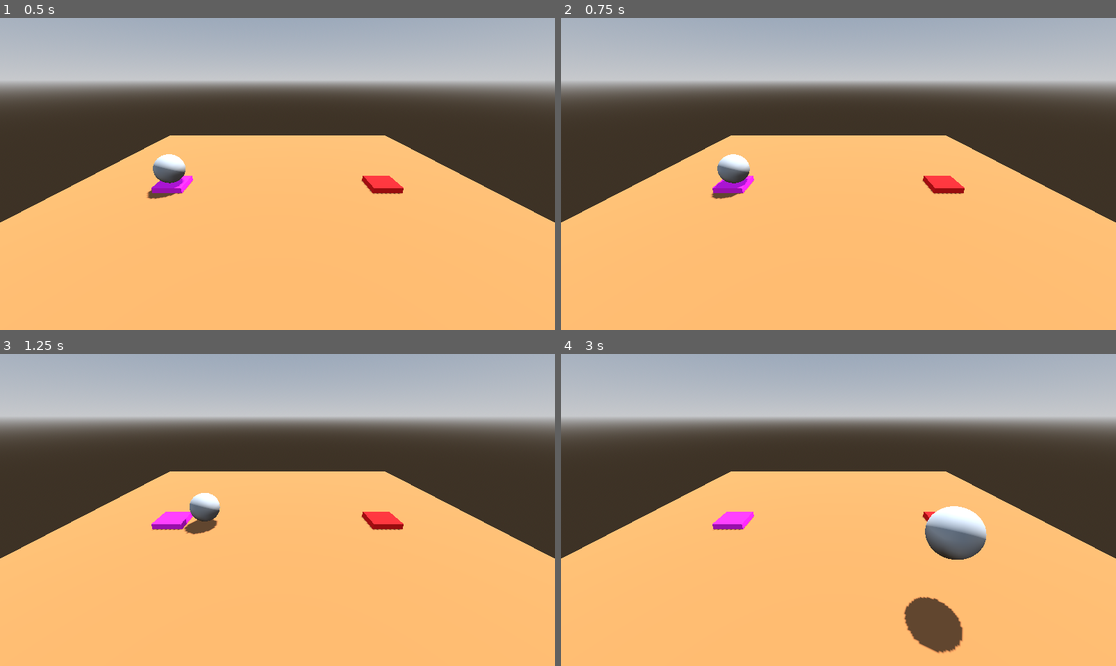
Above: before the commit, frames 1-4 (two rows, left to right).
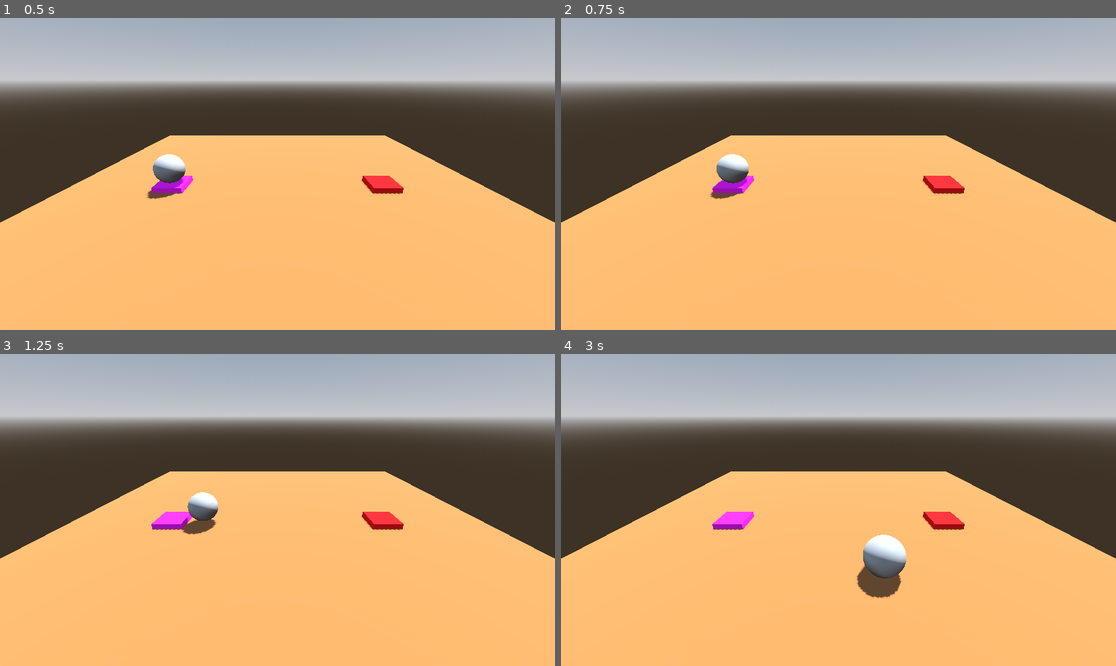
Above: after the commit, the same moments.

Repository: tautminas/sphere-in-a-maze
Game: Godot game, scene res://Level/level.tscn
Two runs of this game, one before a commit and one after it. Both use one fixed random seed, a clock stepped at 60 frames per second and the inputs below.
Inputs:
- Up to frame 1 (0.5 s): no input
- Up to frame 2 (0.75 s): tap Enter (ui_accept) at 0.5 s; hold Right (ui_right) from 0.53 s (still down); hold Enter (ui_accept) from 0.53 s (still down)
- Up to frame 3 (1.25 s): keep holding Right (ui_right); keep holding Enter (ui_accept); tap Space (jump, bound only after the commit) at 0.77, 0.8, 1.07 s
- Up to frame 4 (3 s): release Right (ui_right) at 1.28 s; release Enter (ui_accept) at 1.28 s; hold Down (ui_down) 1.28-2.03 s; tap Space (jump, bound only after the commit) at 1.35, 1.52, 1.82, 2.3 s; tap Enter (ui_accept) at 1.55, 2.85 s; hold Right (ui_right) 2.03-2.78 s; hold Enter (ui_accept) 2.03-2.78 s; hold Up (ui_up) from 2.78 s (still down)

Frame 1 is identical in both runs. In frame 2, less than 0.1% of the frame differs, in the area x 26-35%, y 43-58%; in frame 3, 0.1%; in frame 4, 4.3%, in the area x 53-77%, y 48-96%.

Commit message:
Add input map

Diff:
--- a/player.gd
+++ b/player.gd
@@ -2,17 +2,17 @@
 
 # Called every frame. 'delta' is the elapsed time since the previous frame.
 func _process(delta: float) -> void:
-	if Input.is_action_pressed("ui_accept"):
+	if Input.is_action_pressed("jump"):
 		apply_central_force(Vector3.UP * delta * 1000.0)
 
-	if Input.is_action_pressed("ui_left"):
+	if Input.is_action_pressed("left"):
 		apply_central_force(Vector3.LEFT * delta * 1000.0)
 
-	if Input.is_action_pressed("ui_right"):
+	if Input.is_action_pressed("right"):
 		apply_central_force(Vector3.RIGHT * delta * 1000.0)
 
-	if Input.is_action_pressed("ui_up"):
+	if Input.is_action_pressed("up"):
 		apply_central_force(Vector3.FORWARD * delta * 1000.0)
 
-	if Input.is_action_pressed("ui_down"):
+	if Input.is_action_pressed("down"):
 		apply_central_force(Vector3.BACK * delta * 1000.0)
--- a/project.godot
+++ b/project.godot
@@ -15,6 +15,38 @@
 config/features=PackedStringArray("4.2", "GL Compatibility")
 config/icon="res://icon.svg"
 
+[input]
+
+up={
+"deadzone": 0.5,
+"events": [Object(InputEventKey,"resource_local_to_scene":false,"resource_name":"","device":-1,"window_id":0,"alt_pressed":false,"shift_pressed":false,"ctrl_pressed":false,"meta_pressed":false,"pressed":false,"keycode":0,"physical_keycode":4194320,"key_label":0,"unicode":0,"echo":false,"script":null)
+, Object(InputEventKey,"resource_local_to_scene":false,"resource_name":"","device":-1,"window_id":0,"alt_pressed":false,"shift_pressed":false,"ctrl_pressed":false,"meta_pressed":false,"pressed":false,"keycode":0,"physical_keycode":87,"key_label":0,"unicode":119,"echo":false,"script":null)
+]
+}
+down={
+"deadzone": 0.5,
+"events": [Object(InputEventKey,"resource_local_to_scene":false,"resource_name":"","device":-1,"window_id":0,"alt_pressed":false,"shift_pressed":false,"ctrl_pressed":false,"meta_pressed":false,"pressed":false,"keycode":0,"physical_keycode":4194322,"key_label":0,"unicode":0,"echo":false,"script":null)
+, Object(InputEventKey,"resource_local_to_scene":false,"resource_name":"","device":-1,"window_id":0,"alt_pressed":false,"shift_pressed":false,"ctrl_pressed":false,"meta_pressed":false,"pressed":false,"keycode":0,"physical_keycode":83,"key_label":0,"unicode":115,"echo":false,"script":null)
+]
+}
+left={
+"deadzone": 0.5,
+"events": [Object(InputEventKey,"resource_local_to_scene":false,"resource_name":"","device":-1,"window_id":0,"alt_pressed":false,"shift_pressed":false,"ctrl_pressed":false,"meta_pressed":false,"pressed":false,"keycode":0,"physical_keycode":4194319,"key_label":0,"unicode":0,"echo":false,"script":null)
+, Object(InputEventKey,"resource_local_to_scene":false,"resource_name":"","device":-1,"window_id":0,"alt_pressed":false,"shift_pressed":false,"ctrl_pressed":false,"meta_pressed":false,"pressed":false,"keycode":0,"physical_keycode":65,"key_label":0,"unicode":97,"echo":false,"script":null)
+]
+}
+right={
+"deadzone": 0.5,
+"events": [Object(InputEventKey,"resource_local_to_scene":false,"resource_name":"","device":-1,"window_id":0,"alt_pressed":false,"shift_pressed":false,"ctrl_pressed":false,"meta_pressed":false,"pressed":false,"keycode":0,"physical_keycode":4194321,"key_label":0,"unicode":0,"echo":false,"script":null)
+, Object(InputEventKey,"resource_local_to_scene":false,"resource_name":"","device":-1,"window_id":0,"alt_pressed":false,"shift_pressed":false,"ctrl_pressed":false,"meta_pressed":false,"pressed":false,"keycode":0,"physical_keycode":68,"key_label":0,"unicode":100,"echo":false,"script":null)
+]
+}
+jump={
+"deadzone": 0.5,
+"events": [Object(InputEventKey,"resource_local_to_scene":false,"resource_name":"","device":-1,"window_id":0,"alt_pressed":false,"shift_pressed":false,"ctrl_pressed":false,"meta_pressed":false,"pressed":false,"keycode":0,"physical_keycode":32,"key_label":0,"unicode":32,"echo":false,"script":null)
+]
+}
+
 [rendering]
 
 renderer/rendering_method="gl_compatibility"
